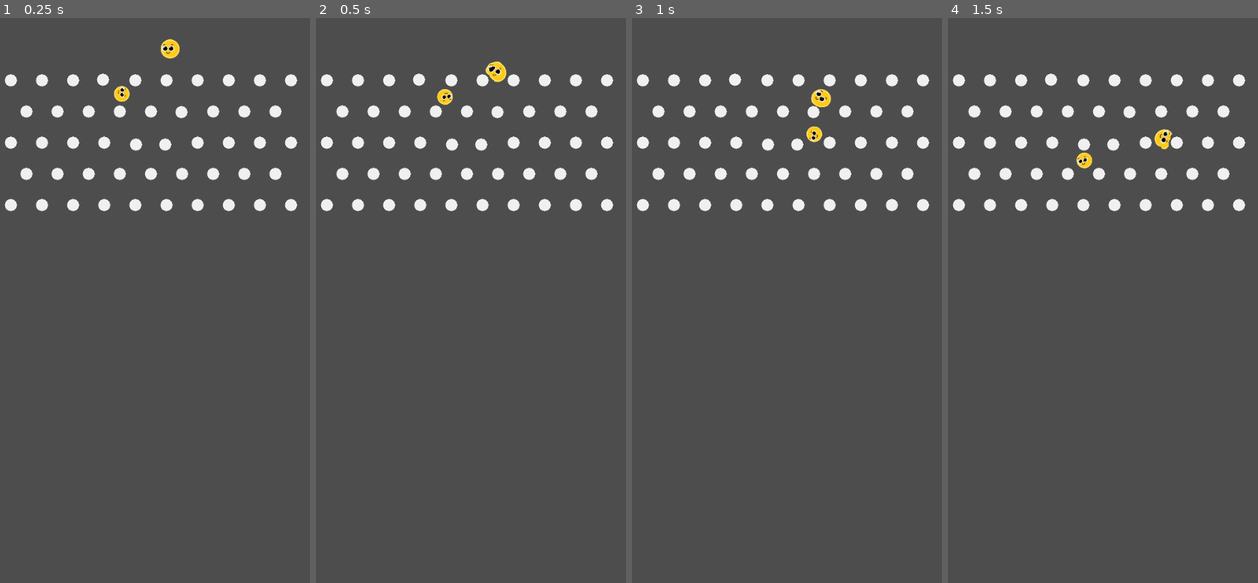
Above: before the commit, frames 1-4 (left to right).
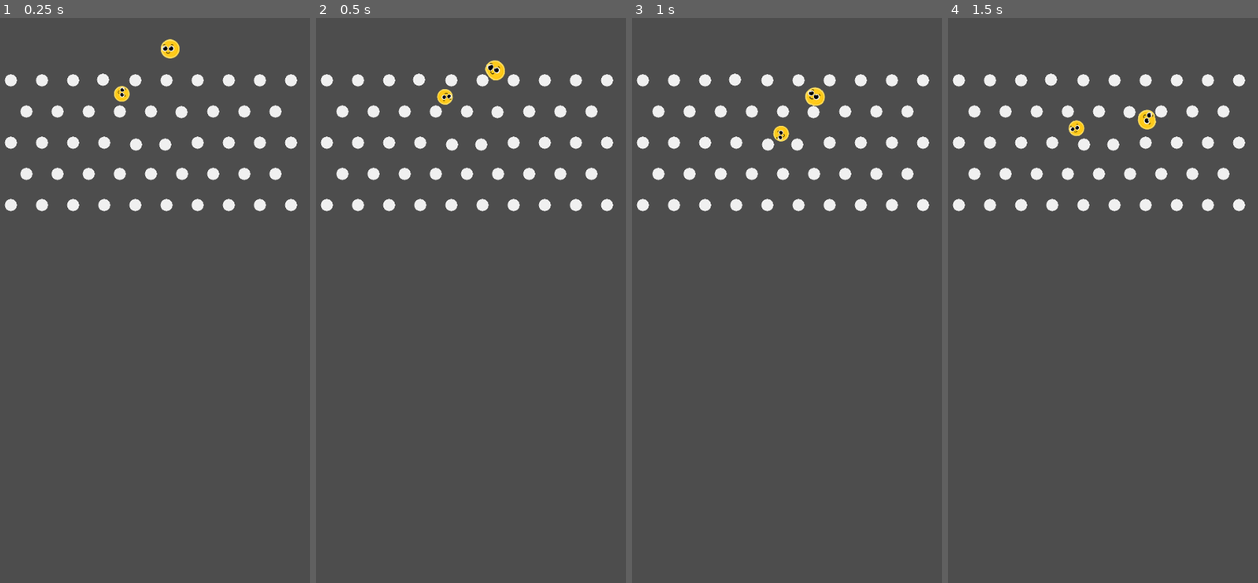
Above: after the commit, the same moments.

Repository: Khryptic/Team-Horseradish
Game: Godot game, scene res://scenes/main_scene.tscn
Two runs of this game, one before a commit and one after it. Both use one fixed random seed, a clock stepped at 60 frames per second and the inputs below.
Inputs (mouse positions are in pixels of both pictures, inside the frame that each line leads up to):
- Up to frame 1 (0.25 s): no input
- Up to frame 2 (0.5 s): no input
- Up to frame 3 (1 s): tap Enter (ui_accept) at 0.5, 0.77 s; move the mouse to (858, 289) at 0.52 s; hold Right (ui_right) from 0.53 s (still down); click (858, 289) at 0.6 s
- Up to frame 4 (1.5 s): keep holding Right (ui_right); move the mouse to (1031, 345) at 1.27 s; click (1031, 345) at 1.35 s

Frame 1 is identical in both runs. In frame 2, 0.1% of the frame differs, in the area x 54-62%, y 7-12%; in frame 3, 0.4%; in frame 4, 0.6%, in the area x 38-73%, y 16-27%.

Commit message:
Add trampoline drawing

Diff:
--- a/project.godot
+++ b/project.godot
@@ -28,6 +28,14 @@
 
 enabled=PackedStringArray("res://addons/softbody2d/plugin.cfg")
 
+[input]
+
+Draw={
+"deadzone": 0.5,
+"events": [Object(InputEventMouseButton,"resource_local_to_scene":false,"resource_name":"","device":-1,"window_id":0,"alt_pressed":false,"shift_pressed":false,"ctrl_pressed":false,"meta_pressed":false,"button_mask":1,"position":Vector2(319, 20),"global_position":Vector2(328, 66),"factor":1.0,"button_index":1,"canceled":false,"pressed":true,"double_click":false,"script":null)
+]
+}
+
 [rendering]
 
 renderer/rendering_method="mobile"
--- a/scenes/main_scene.tscn
+++ b/scenes/main_scene.tscn
@@ -1,13 +1,26 @@
-[gd_scene load_steps=5 format=3 uid="uid://c6usj5s4g5bdm"]
+[gd_scene load_steps=7 format=3 uid="uid://c6usj5s4g5bdm"]
 
 [ext_resource type="PackedScene" uid="uid://b4r8scy3ax4gh" path="res://scenes/peg.tscn" id="1_28fwh"]
+[ext_resource type="Script" path="res://scripts/drawing_controller.gd" id="1_lq30c"]
 [ext_resource type="PackedScene" uid="uid://bwi5qc03k5ayp" path="res://scenes/ball.tscn" id="2_t2uvm"]
 [ext_resource type="PackedScene" uid="uid://dgbmfdltn82fg" path="res://scenes/bounce_ball.tscn" id="3_j3r7q"]
 
+[sub_resource type="SegmentShape2D" id="SegmentShape2D_bsv77"]
+
 [sub_resource type="RectangleShape2D" id="RectangleShape2D_7dd0l"]
 size = Vector2(18, 1099)
 
 [node name="Node2D" type="Node2D"]
+
+[node name="Drawing Controller" type="Node2D" parent="."]
+script = ExtResource("1_lq30c")
+
+[node name="Trampoline" type="StaticBody2D" parent="Drawing Controller"]
+
+[node name="CollisionShape2D" type="CollisionShape2D" parent="Drawing Controller/Trampoline"]
+shape = SubResource("SegmentShape2D_bsv77")
+
+[node name="Line2D" type="Line2D" parent="Drawing Controller/Trampoline"]
 
 [node name="Pegs" type="Node" parent="."]
 
@@ -174,22 +187,22 @@
 
 [node name="RigidBody2D2" type="RigidBody2D" parent="."]
 
-[node name="RigidBody2D" type="RigidBody2D" parent="."]
-
-[node name="CollisionShape2D4" type="CollisionShape2D" parent="RigidBody2D"]
+[node name="World Border" type="RigidBody2D" parent="."]
+
+[node name="CollisionShape2D4" type="CollisionShape2D" parent="World Border"]
 position = Vector2(2, 454)
 shape = SubResource("RectangleShape2D_7dd0l")
 
-[node name="CollisionShape2D3" type="CollisionShape2D" parent="RigidBody2D"]
+[node name="CollisionShape2D3" type="CollisionShape2D" parent="World Border"]
 position = Vector2(232, -11)
 rotation = 1.5708
 shape = SubResource("RectangleShape2D_7dd0l")
 
-[node name="CollisionShape2D2" type="CollisionShape2D" parent="RigidBody2D"]
-position = Vector2(299, 344)
+[node name="CollisionShape2D2" type="CollisionShape2D" parent="World Border"]
+position = Vector2(283, 832)
 rotation = 1.5708
 shape = SubResource("RectangleShape2D_7dd0l")
 
-[node name="CollisionShape2D" type="CollisionShape2D" parent="RigidBody2D"]
+[node name="CollisionShape2D" type="CollisionShape2D" parent="World Border"]
 position = Vector2(552, 461)
 shape = SubResource("RectangleShape2D_7dd0l")
--- /dev/null
+++ b/scripts/drawing_controller.gd
@@ -0,0 +1,32 @@
+extends Node2D
+
+@onready var trampoline_collision: CollisionShape2D = $Trampoline/CollisionShape2D
+@onready var trampoline_line: Line2D = $Trampoline/Line2D
+
+signal trampoline_drawn
+
+var trampoline_segment_collider: SegmentShape2D
+var trampoline_start: Vector2
+
+func _ready() -> void:
+	trampoline_segment_collider = trampoline_collision.shape
+
+# Called every frame. 'delta' is the elapsed time since the previous frame.
+func _process(delta: float) -> void:
+	if(Input.is_action_just_pressed("Draw")):
+		var mouse_pos := get_global_mouse_position()
+
+		# Save starting pos of mouse
+		trampoline_start = mouse_pos
+
+	elif(Input.is_action_just_released("Draw")):
+		var mouse_pos := get_global_mouse_position()
+
+		# Set trampoline collider
+		trampoline_segment_collider.a = trampoline_start
+		trampoline_segment_collider.b = mouse_pos
+
+		# Set trampoline sprite
+		trampoline_line.clear_points()
+		trampoline_line.add_point(trampoline_start)
+		trampoline_line.add_point(mouse_pos)
